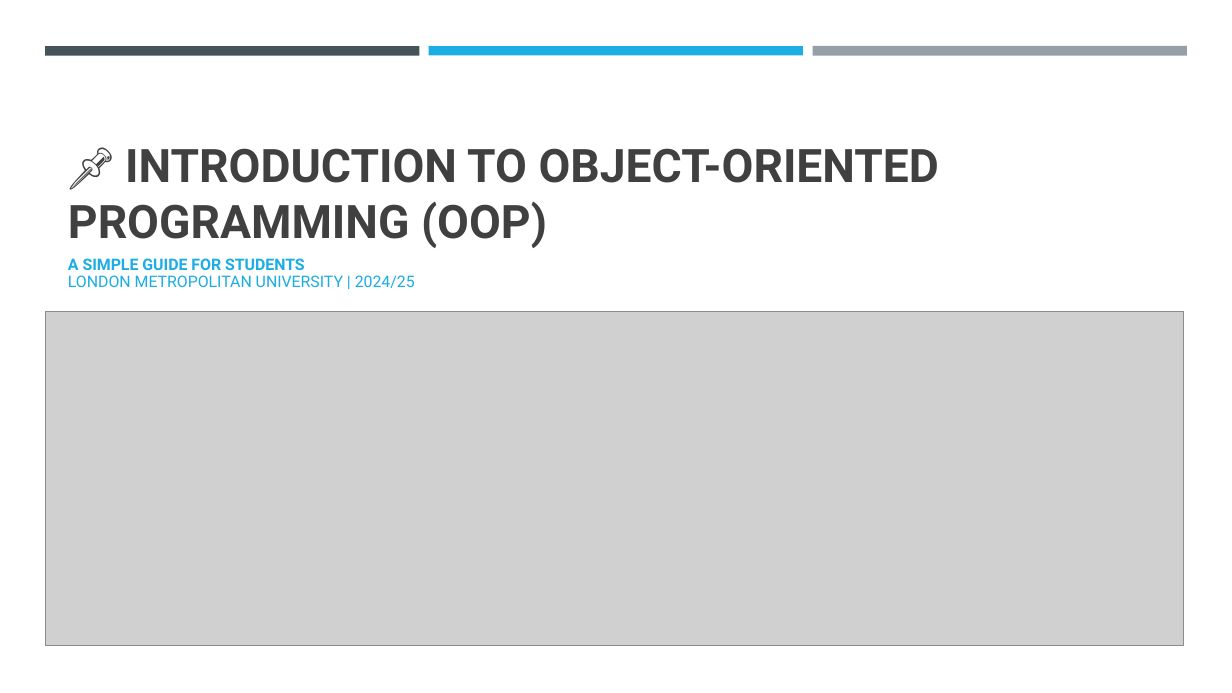
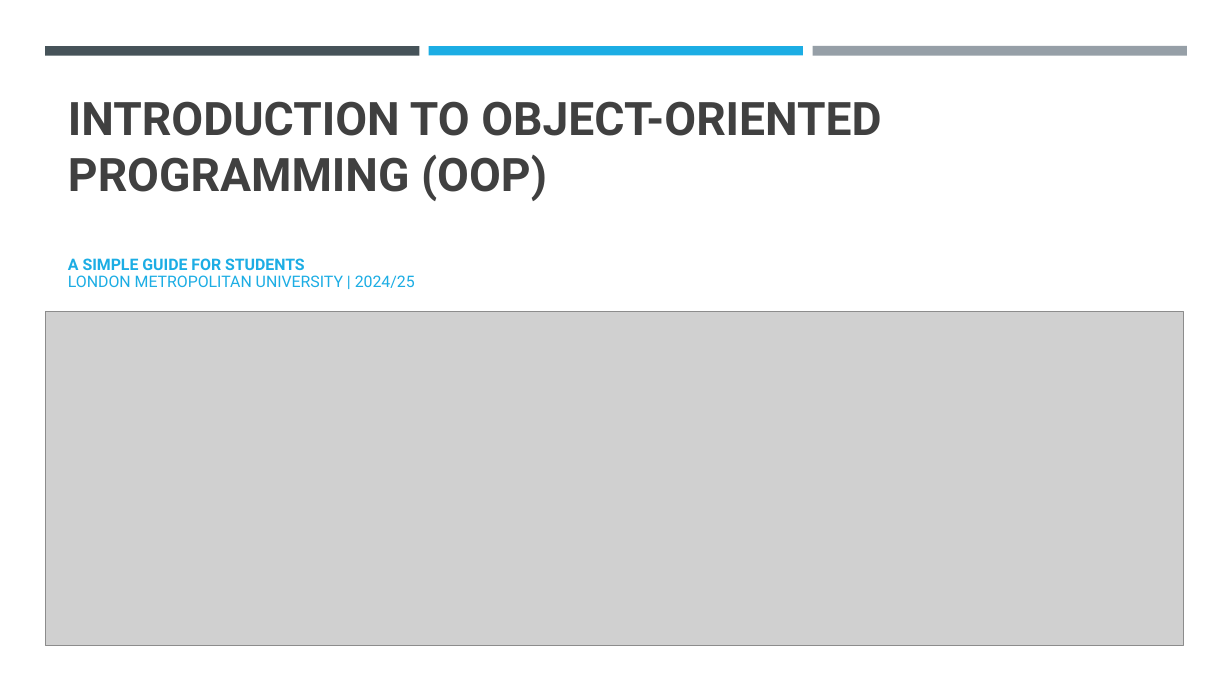
Before and after one commit to auspol96/CS6004, a slide deck: slide 1 of Week 4/📌 Introduction to Object-Oriented Programming (OOP).pptx. Drawn at 1232x693 pixels with LibreOffice and Linux fonts; fonts in the diff are those of the drawing; grey boxes stand for pictures. Boxes give left, top, right and bottom in pixels: in the first picture for what was removed or moved away, otherwise in the second. Text is boxed around its words. In the diff, an @@ line names an element or a change of style, - is before the commit and + after.

```diff
--- a/Week 4/📌 Introduction to Object-Oriented Programming (OOP).pptx
+++ b/Week 4/📌 Introduction to Object-Oriented Programming (OOP).pptx
@@ title at box(68, 101, 881, 201): text changed @@
-📌 INTRODUCTION TO OBJECT-ORIENTED PROGRAMMING (OOP)
+INTRODUCTION TO OBJECT-ORIENTED PROGRAMMING (OOP)
```
Also in this commit, not shown: 4 other slides changed.
